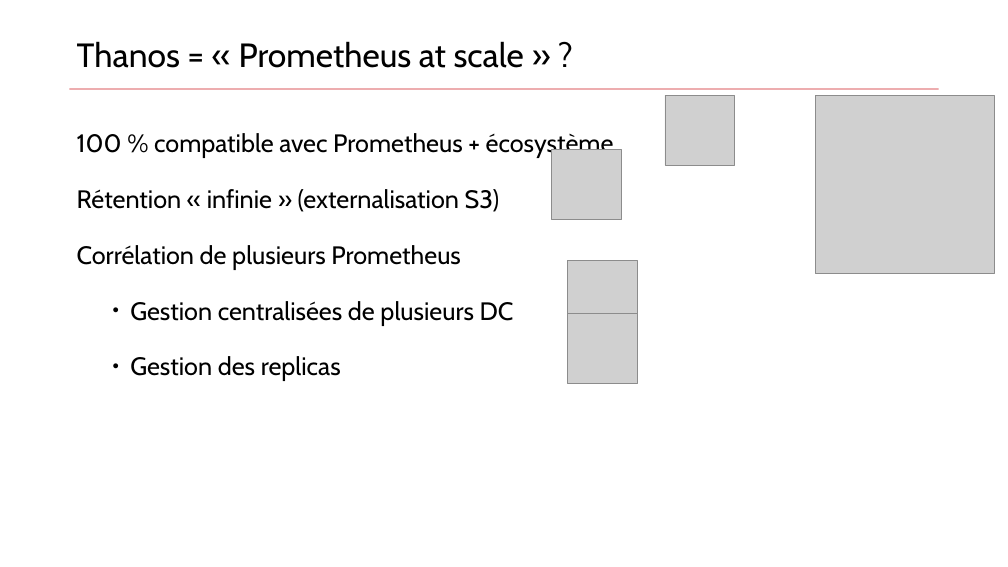
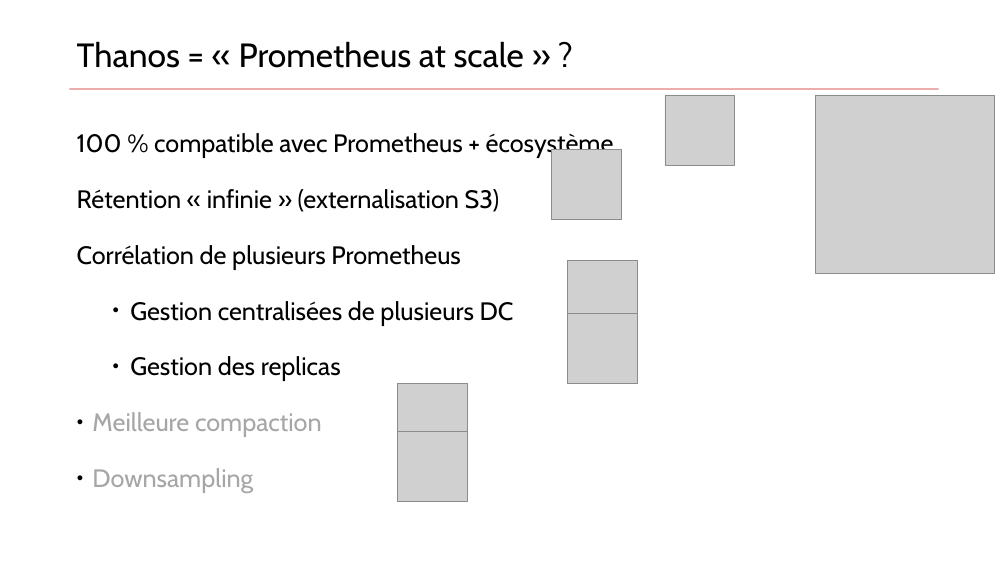
Before and after one commit to zwindler/cncf-meetup-bdx-2019-thanos, a slide deck: slide 29 of binaries/CNCF_meetup6_Thanos.pptx (slide 30 before the commit). Drawn at 1008x567 pixels with LibreOffice and Linux fonts; fonts in the diff are those of the drawing; grey boxes stand for pictures. Boxes give left, top, right and bottom in pixels: in the first picture for what was removed or moved away, otherwise in the second. Text is boxed around its words. In the diff, an @@ line names an element or a change of style, - is before the commit and + after.

```diff
--- a/binaries/CNCF_meetup6_Thanos.pptx
+++ b/binaries/CNCF_meetup6_Thanos.pptx
@@ picture added at (397, 383, 466, 453) @@
@@ text at (92, 412, 322, 493): paragraphs added @@
+  ● Meilleure compaction
+  ● Downsampling
@@ picture added at (397, 431, 466, 501) @@
```
Also in this commit, not shown: 12 other slides changed, 2 slides removed, 14 other files.
